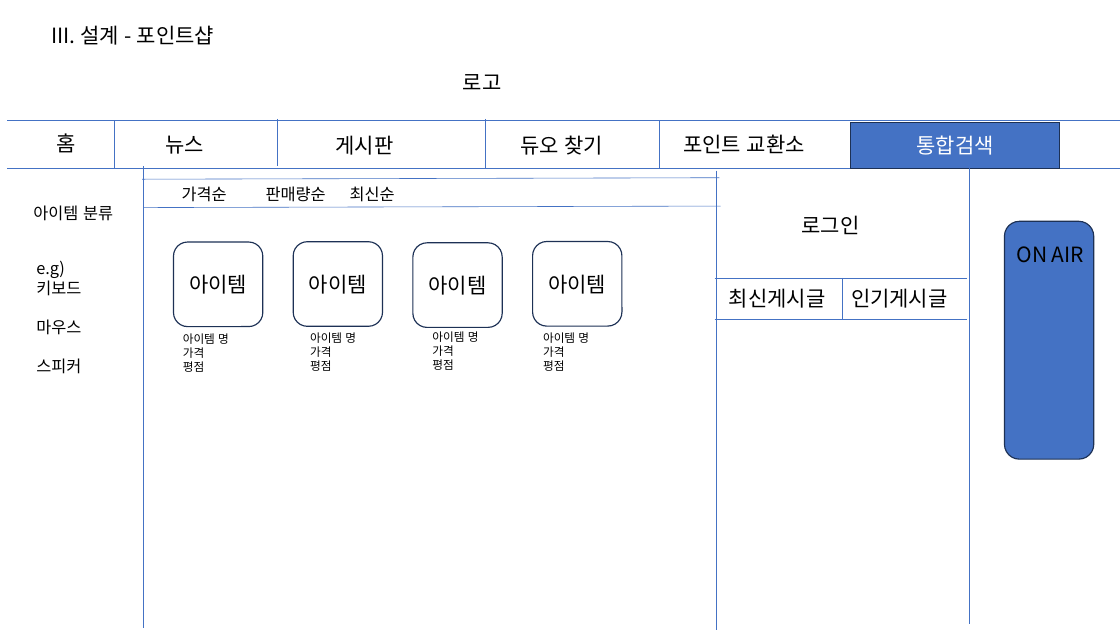
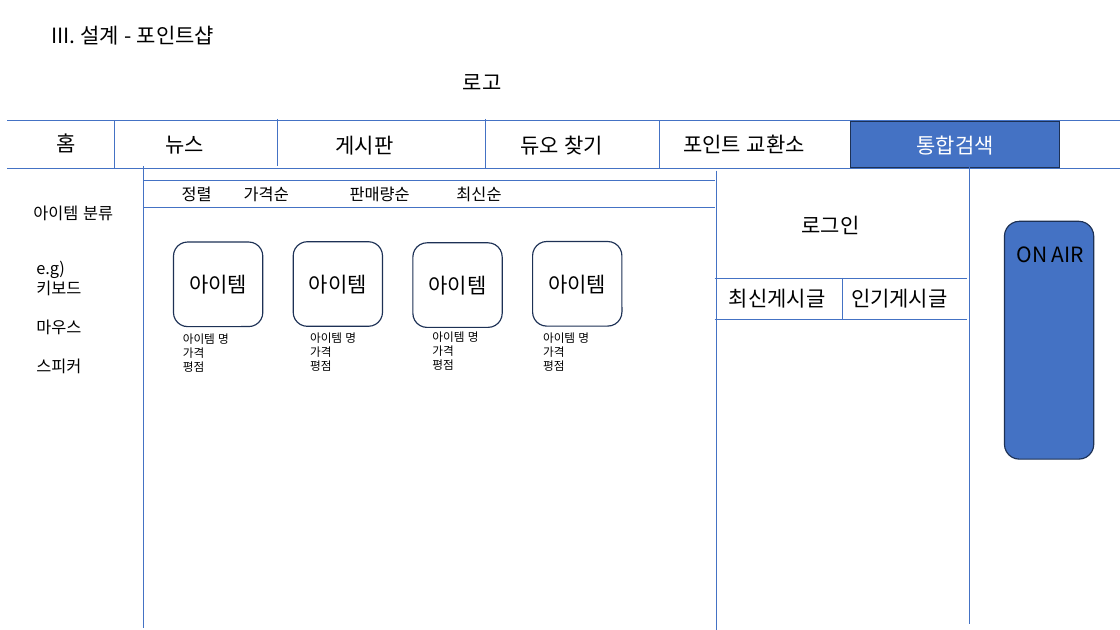
Before and after one commit to chlwlsgh777/project, a slide deck: slide 8 of GamSearch.pptx. Drawn at 1120x630 pixels with LibreOffice and Linux fonts; fonts in the diff are those of the drawing. Boxes give left, top, right and bottom in pixels: in the first picture for what was removed or moved away, otherwise in the second. Text is boxed around its words. In the diff, an @@ line names an element or a change of style, - is before the commit and + after.

```diff
--- a/GamSearch.pptx
+++ b/GamSearch.pptx
@@ line moved from (142, 179) - (719, 178) to (143, 180) - (715, 180) @@
@@ line moved from (143, 208) - (721, 206) to (143, 208) - (715, 208) @@
@@ text at [182, 186, 501, 202]: text changed @@
-가격순 판매량순 최신순
+정렬 가격순 판매량순 최신순
```
Also in this commit, not shown: 1 other slide changed, 3 slides added.
